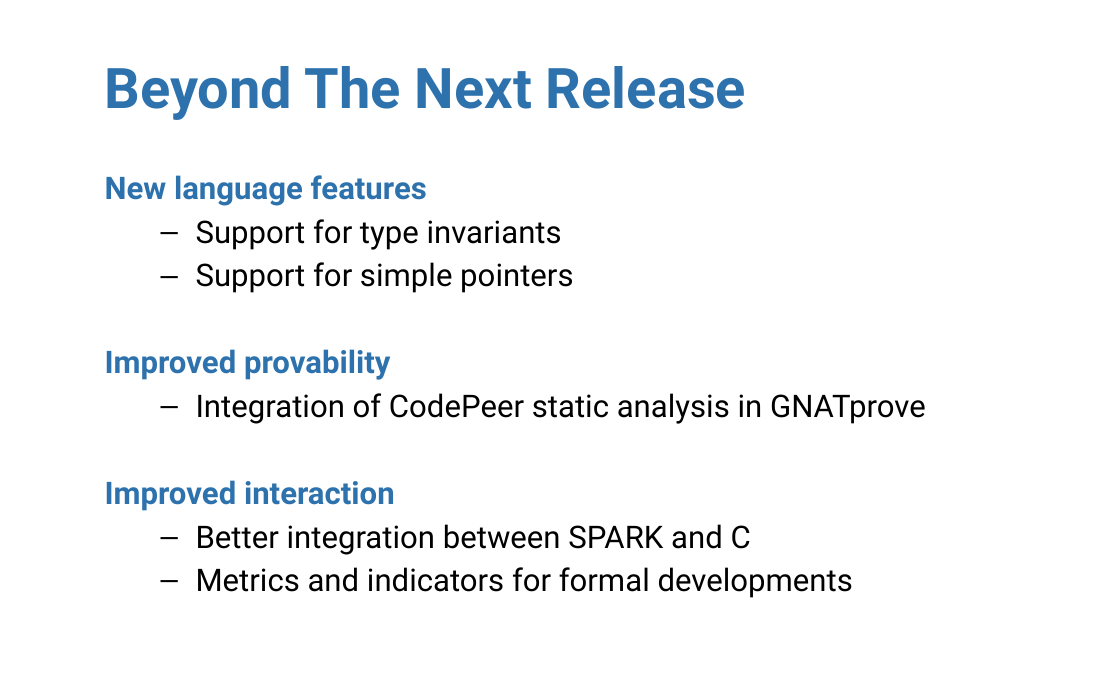
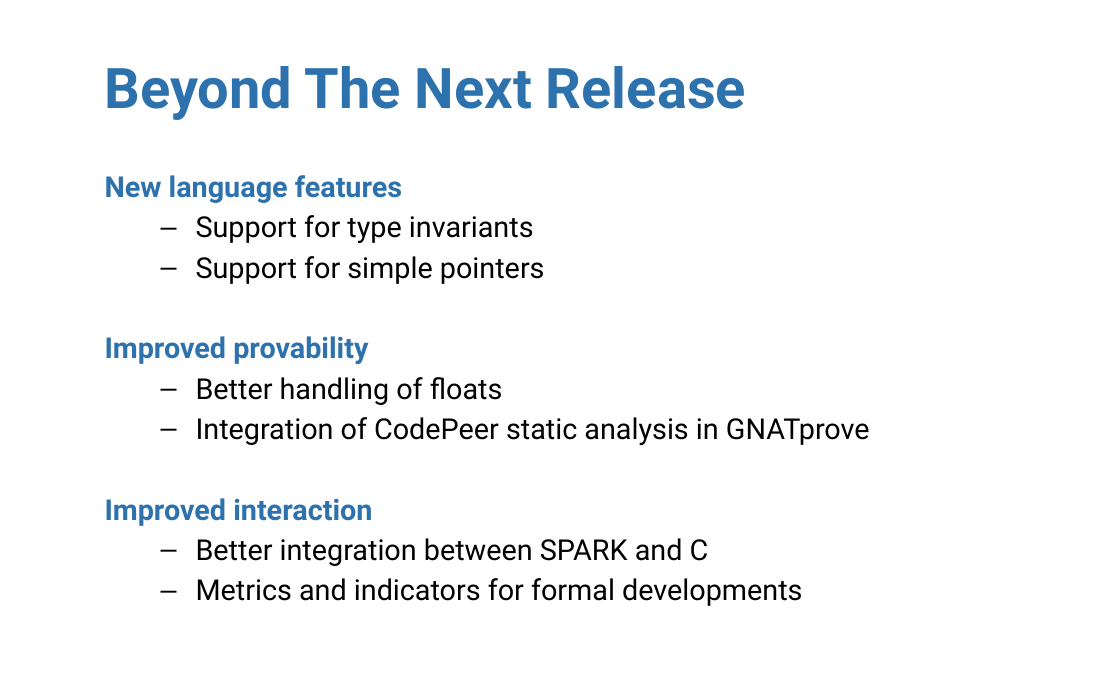
Before and after one commit to AdaCore/spark2014, a slide deck: slide 26 of slides/AdaCore_Tech_Days_2015/AdaCore Tech Days SPARK 2014.pptx. Drawn at 1120x700 pixels with LibreOffice and Linux fonts; fonts in the diff are those of the drawing; background and template pictures are left out. Boxes give left, top, right and bottom in pixels: in the first picture for what was removed or moved away, otherwise in the second. Text is boxed around its words. In the diff, an @@ line names an element or a change of style, - is before the commit and + after.

```diff
--- a/slides/AdaCore_Tech_Days_2015/AdaCore Tech Days SPARK 2014.pptx
+++ b/slides/AdaCore_Tech_Days_2015/AdaCore Tech Days SPARK 2014.pptx
@@ text at [105, 175, 870, 606]: size 20 to 18.5 pt @@
@@ text at [196, 377, 503, 405]: paragraph added @@
+  – Better handling of floats
```
Also in this commit, not shown: 5 other slides changed.
